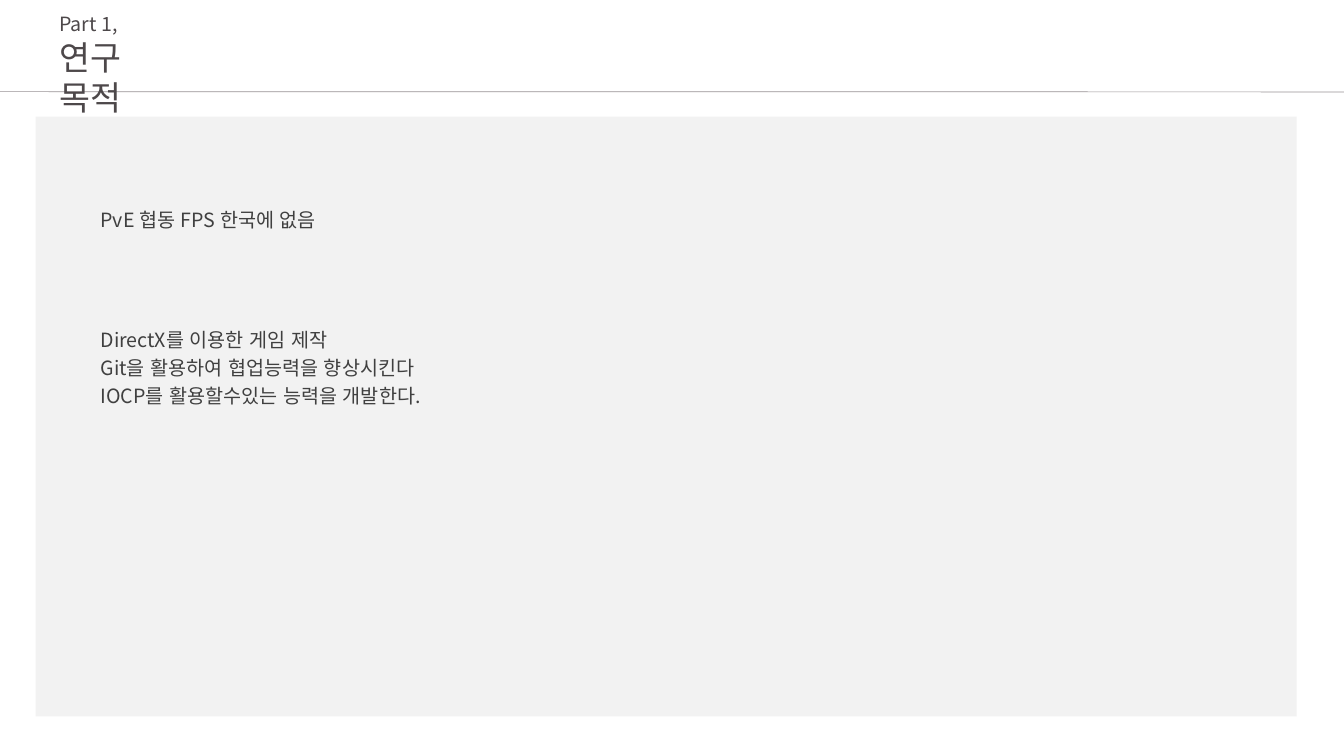
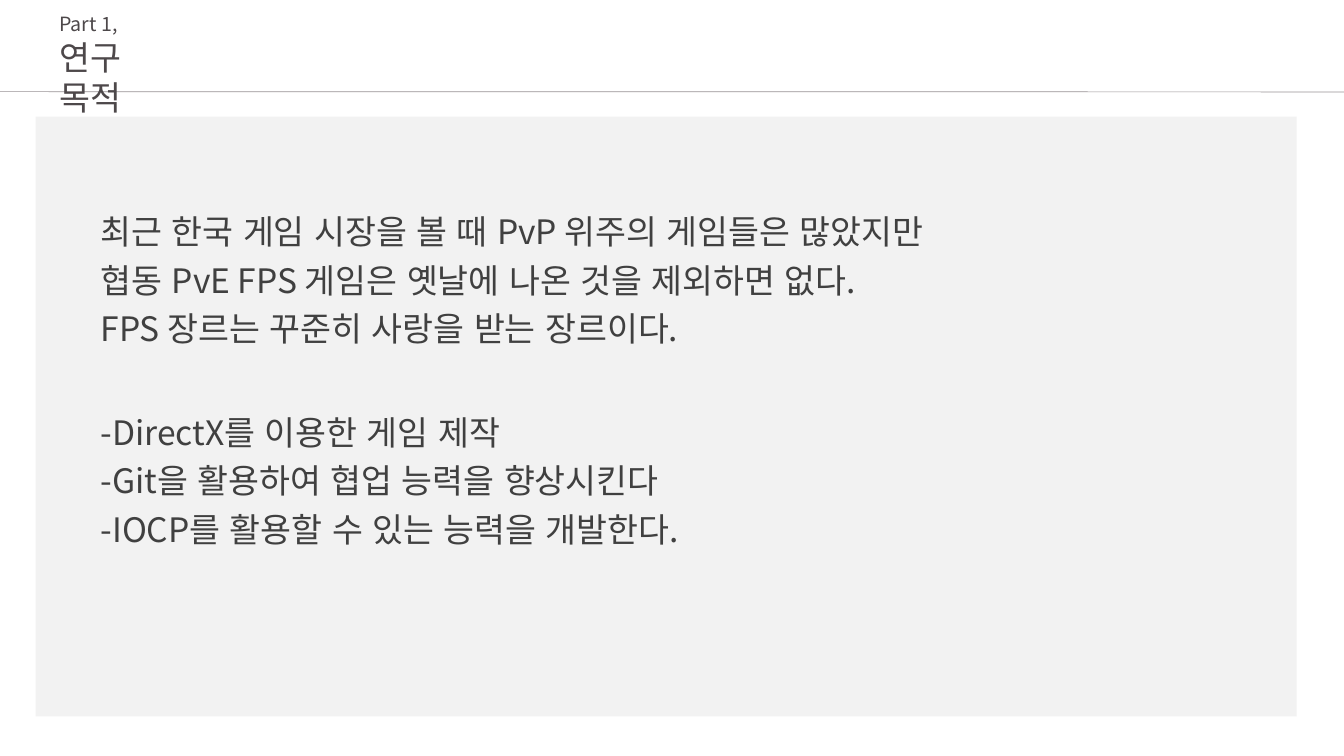
Before and after one commit to ghk01214/KPUFinalGame-deprecated-, a slide deck: slide 3 of docs/초안.pptx. Drawn at 1344x756 pixels with LibreOffice and Linux fonts; fonts in the diff are those of the drawing. Boxes give left, top, right and bottom in pixels: in the first picture for what was removed or moved away, otherwise in the second. Text is boxed around its words. In the diff, an @@ line names an element or a change of style, - is before the commit and + after.

```diff
--- a/docs/초안.pptx
+++ b/docs/초안.pptx
@@ text at (101,216,924,344): text changed; size 14 to 24 pt @@
-PvE 협동 FPS 한국에 없음
+최근 한국 게임 시장을 볼 때 PvP 위주의 게임들은 많았지만
+협동 PvE FPS 게임은 옛날에 나온 것을 제외하면 없다.
+FPS 장르는 꾸준히 사랑을 받는 장르이다.
@@ text at (101,417,679,545): text changed; size 14 to 24 pt @@
-DirectX를 이용한 게임 제작
-Git을 활용하여 협업능력을 향상시킨다
-IOCP를 활용할수있는 능력을 개발한다.
+-DirectX를 이용한 게임 제작
+-Git을 활용하여 협업 능력을 향상시킨다
+-IOCP를 활용할 수 있는 능력을 개발한다.
```
Also in this commit, not shown: 1 other slide changed, 2 slides added.
